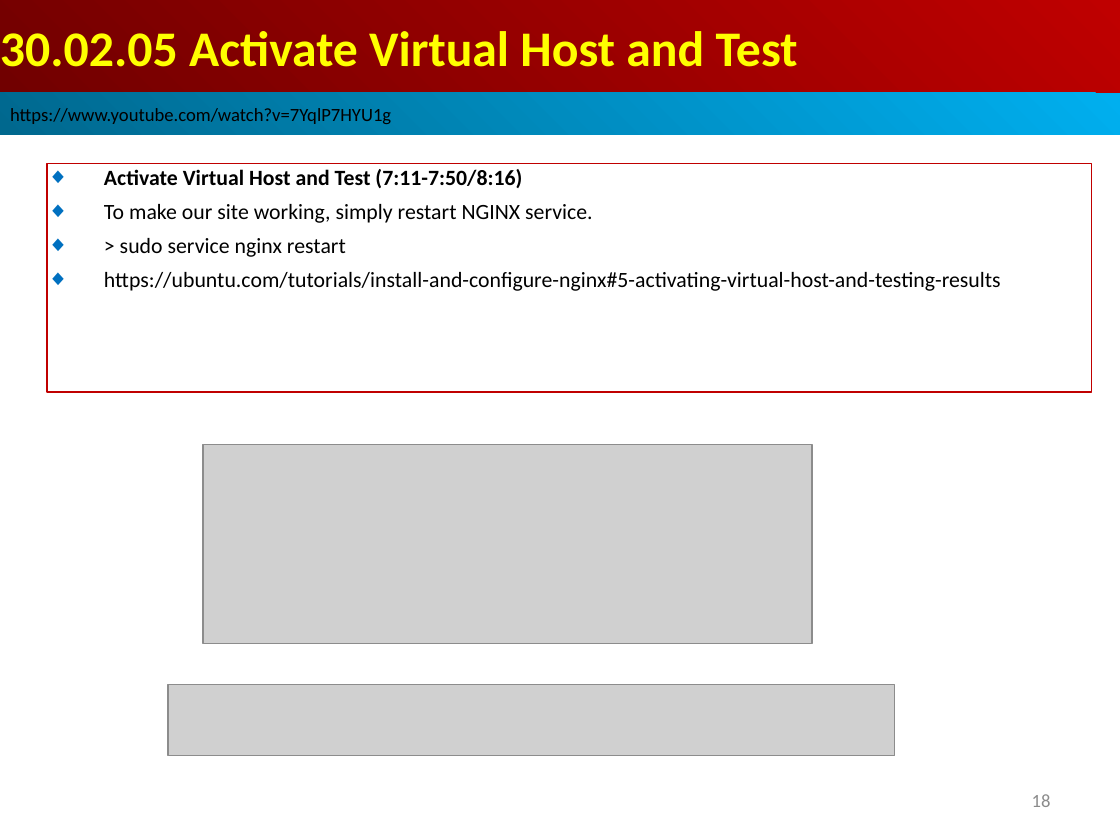
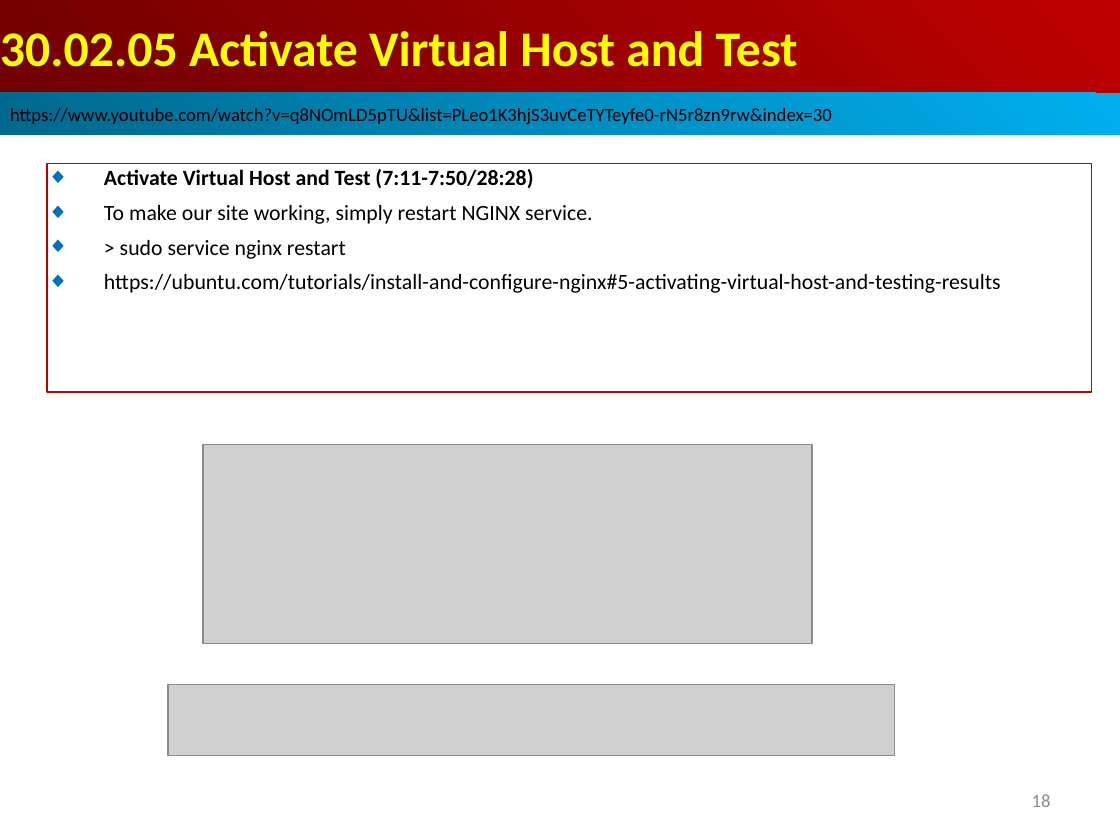
Before and after one commit to peterhchen/AIU_CS511_ML, a slide deck: slide 18 of 000_ML_CB/030_REB_AWS/001_Video/030.02_RE8_NGINX.ppt. Drawn at 1120x840 pixels with LibreOffice and Linux fonts; fonts in the diff are those of the drawing; grey boxes stand for pictures. Boxes give left, top, right and bottom in pixels: in the first picture for what was removed or moved away, otherwise in the second. Text is boxed around its words. In the diff, an @@ line names an element or a change of style, - is before the commit and + after.

```diff
--- a/000_ML_CB/030_REB_AWS/001_Video/030.02_RE8_NGINX.ppt
+++ b/000_ML_CB/030_REB_AWS/001_Video/030.02_RE8_NGINX.ppt
@@ text in rectangle at (10,106,832,127): text changed @@
-https://www.youtube.com/watch?v=7YqlP7HYU1g
+https://www.youtube.com/watch?v=q8NOmLD5pTU&list=PLeo1K3hjS3uvCeTYTeyfe0-rN5r8zn9rw&index=30
@@ text in rectangle at (104,169,533,188): text changed @@
-◆ Activate Virtual Host and Test (7:11-7:50/8:16)
+◆ Activate Virtual Host and Test (7:11-7:50/28:28)
```
Also in this commit, not shown: 14 other slides changed, 6 other files.
